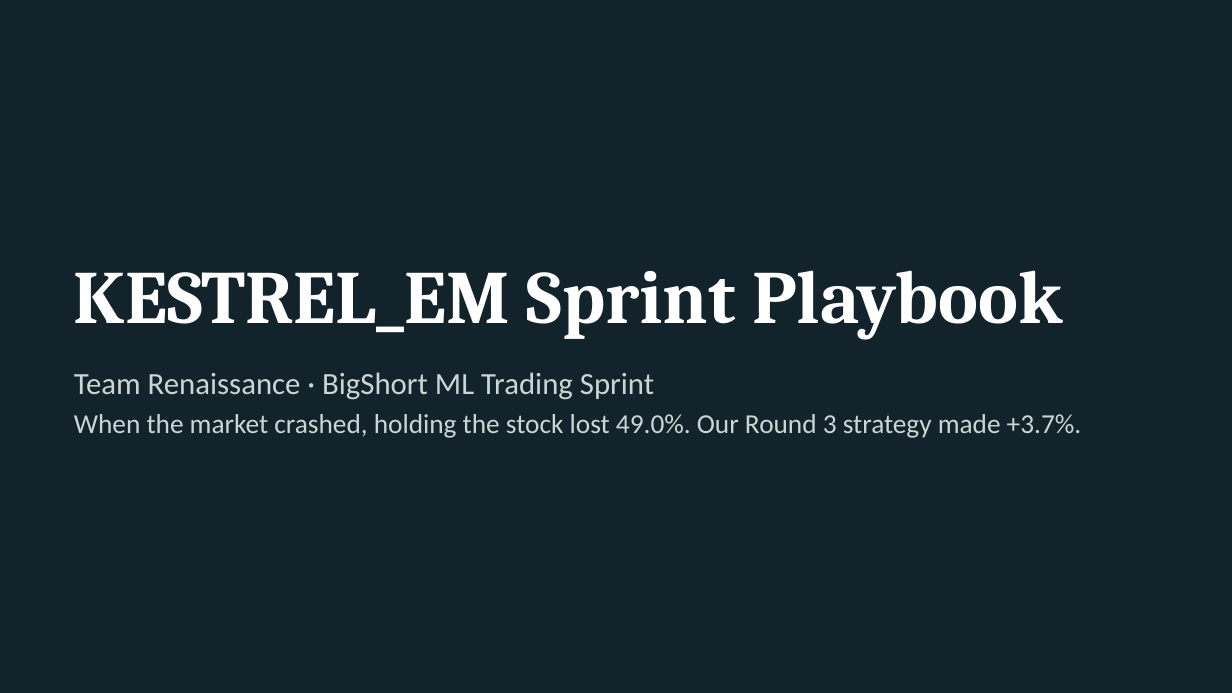
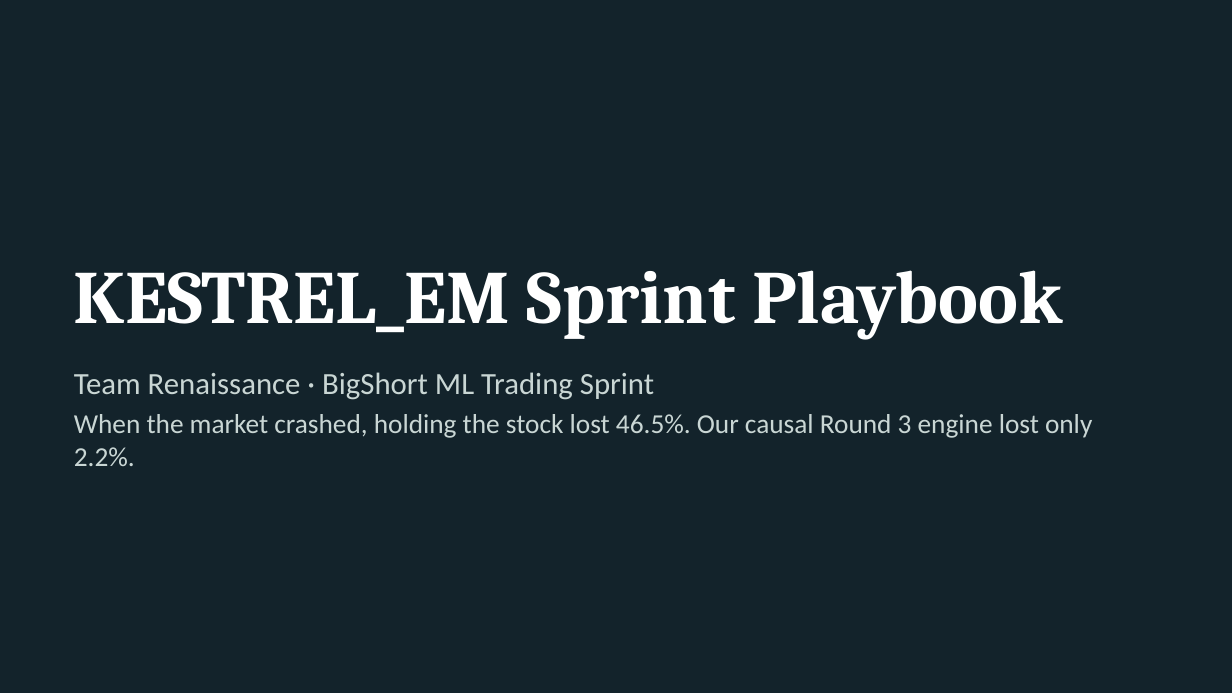
Before and after one commit to rehaniranii/the_bigshort, a slide deck: slide 1 of presentation/REGIME-X_Final_Presentation.pptx. Drawn at 1232x693 pixels with LibreOffice and Linux fonts; fonts in the diff are those of the drawing. Boxes give left, top, right and bottom in pixels: in the first picture for what was removed or moved away, otherwise in the second. Text is boxed around its words. In the diff, an @@ line names an element or a change of style, - is before the commit and + after.

```diff
--- a/presentation/REGIME-X_Final_Presentation.pptx
+++ b/presentation/REGIME-X_Final_Presentation.pptx
@@ text at (x1=74, y1=414, x2=1092, y2=466): text changed @@
-When the market crashed, holding the stock lost 49.0%. Our Round 3 strategy made +3.7%.
+When the market crashed, holding the stock lost 46.5%. Our causal Round 3 engine lost only 2.2%.
```
Also in this commit, not shown: 5 other slides changed, 1 slide added, 5 other files.
